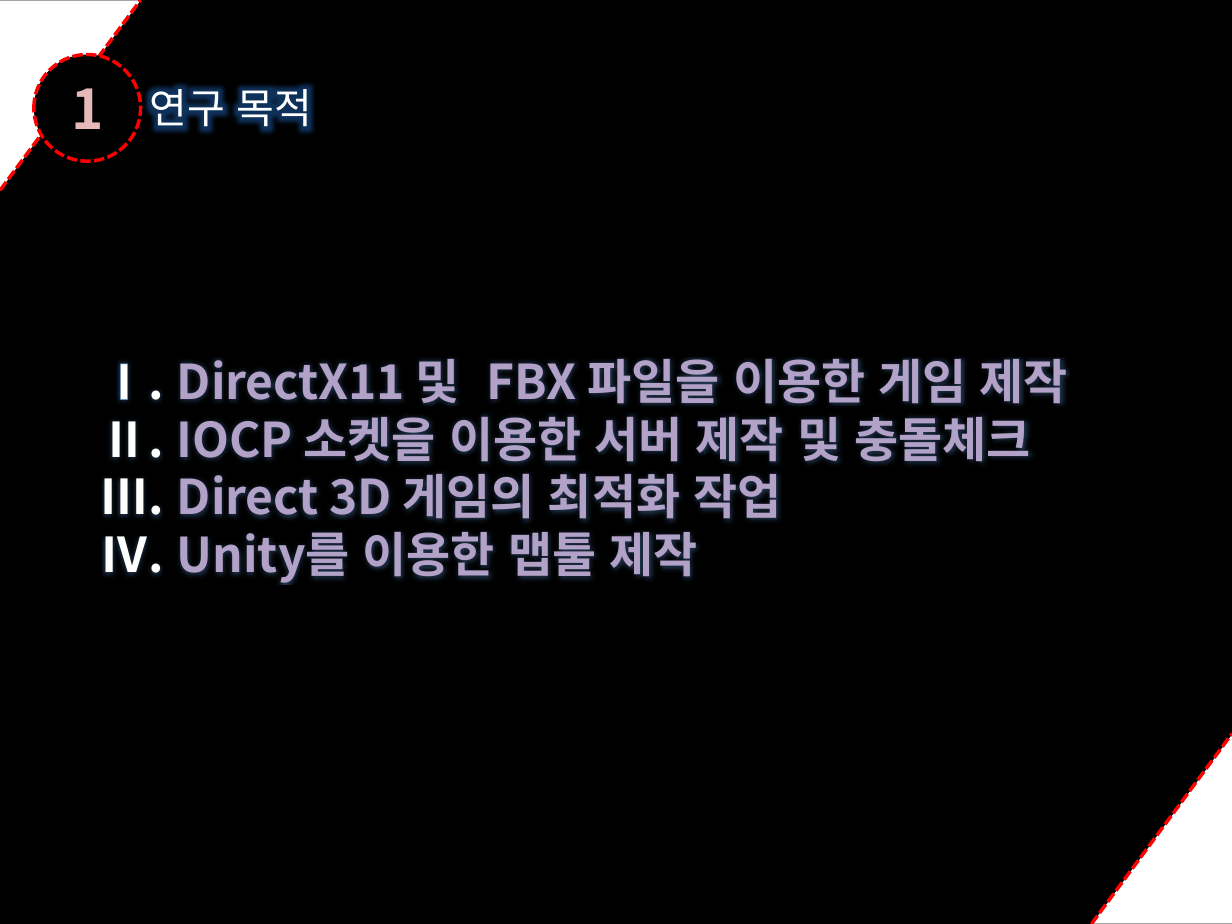
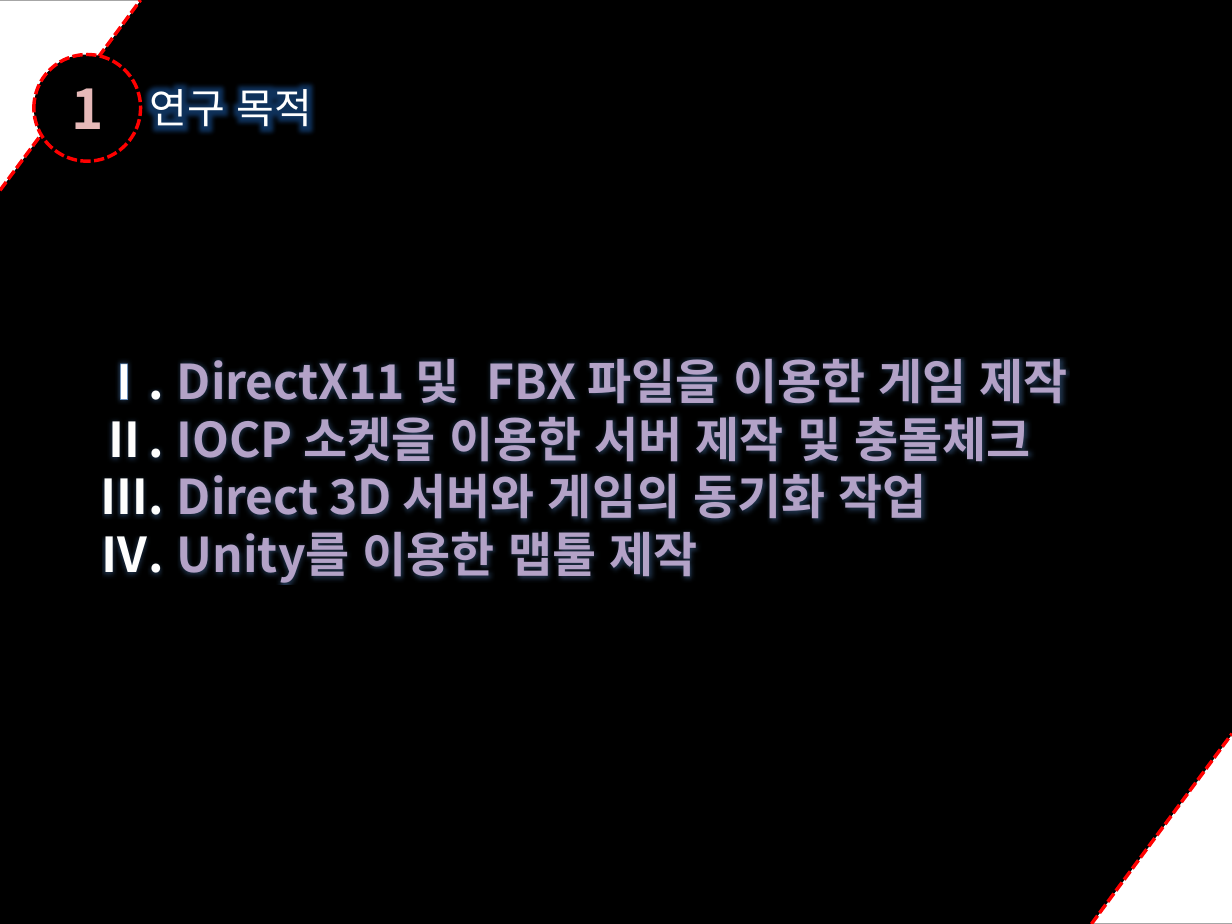
Before and after one commit to dygks910910/Darkness, a slide deck: slide 3 of 졸업작품 제안서(박요한,민두홍,정재훈).pptx. Drawn at 1232x924 pixels with LibreOffice and Linux fonts; fonts in the diff are those of the drawing. Boxes give left, top, right and bottom in pixels: in the first picture for what was removed or moved away, otherwise in the second. Text is boxed around its words. In the diff, an @@ line names an element or a change of style, - is before the commit and + after.

```diff
--- a/졸업작품 제안서(박요한,민두홍,정재훈).pptx
+++ b/졸업작품 제안서(박요한,민두홍,정재훈).pptx
@@ text at bbox=[100, 473, 927, 519]: text changed @@
-Ⅲ. Direct 3D 게임의 최적화 작업
+Ⅲ. Direct 3D 서버와 게임의 동기화 작업
```
Also in this commit, not shown: 4 other slides changed, 1 slide removed.
